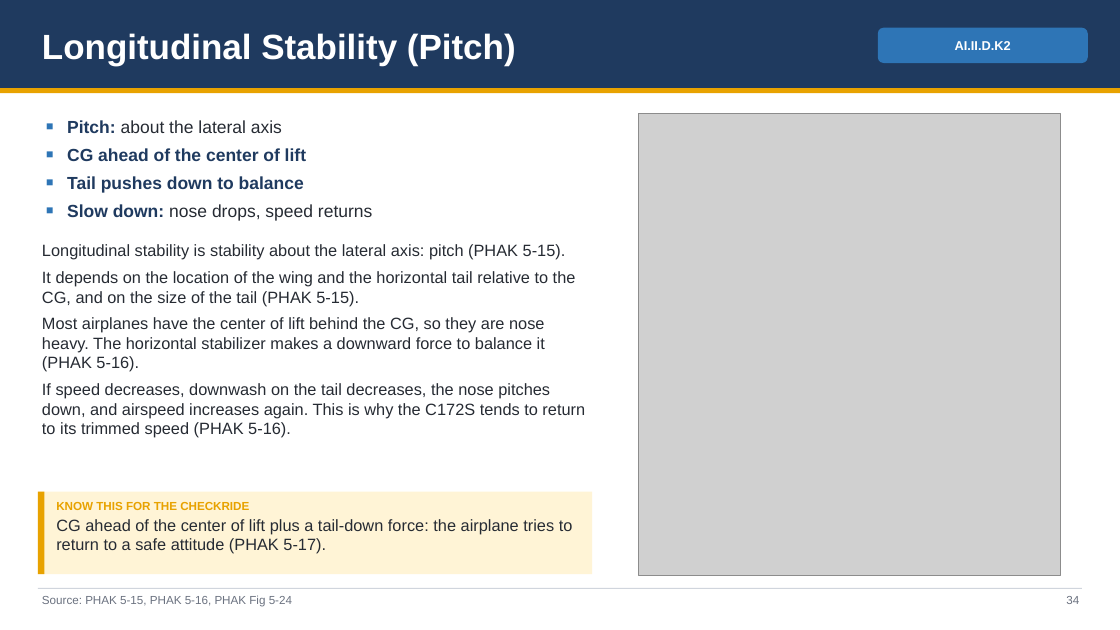
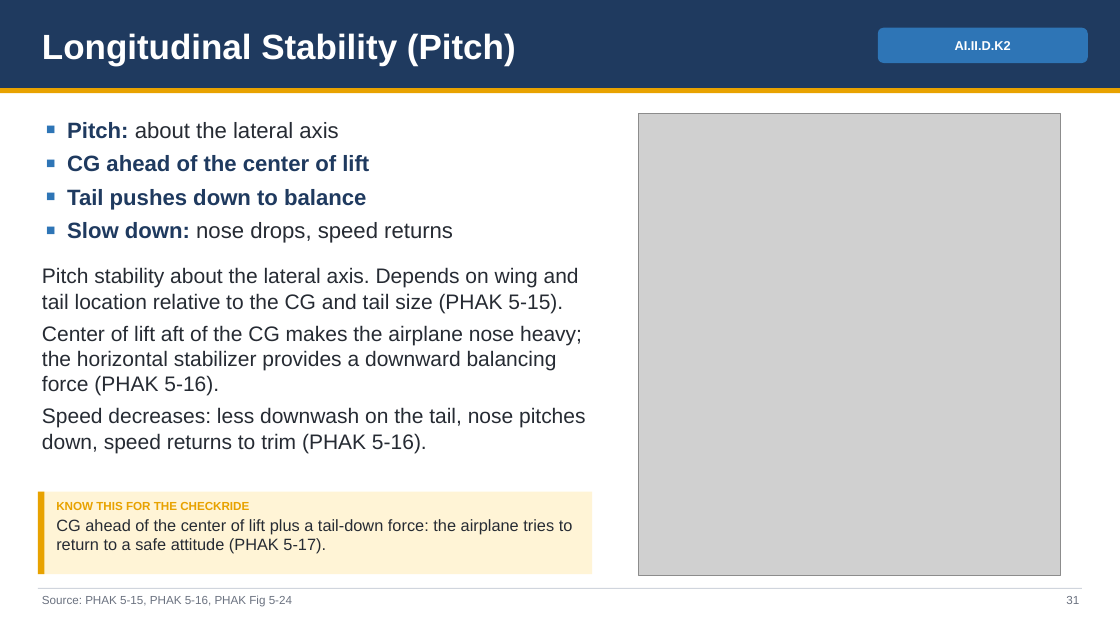
Before and after one commit to greenleeezekial1-glitch/Claude, a slide deck: slide 31 of Area II - Technical Subject Areas/II.D Principles of Flight - Slides.pptx (slide 34 before the commit). Drawn at 1120x630 pixels with LibreOffice and Linux fonts; fonts in the diff are those of the drawing; grey boxes stand for pictures. Boxes give left, top, right and bottom in pixels: in the first picture for what was removed or moved away, otherwise in the second. Text is boxed around its words. In the diff, an @@ line names an element or a change of style, - is before the commit and + after.

```diff
--- a/Area II - Technical Subject Areas/II.D Principles of Flight - Slides.pptx
+++ b/Area II - Technical Subject Areas/II.D Principles of Flight - Slides.pptx
@@ text at box(67, 122, 453, 243): size 15 to 19 pt in "Pitch: about the lateral axis", "CG ahead of the center of lift", "Tail pushes down to balance", "Slow down: nose drops, speed returns" @@
@@ text at box(42, 267, 586, 453): text changed; size 14 to 18 pt @@
-Longitudinal stability is stability about the lateral axis: pitch (PHAK 5-15).
-It depends on the location of the wing and the horizontal tail relative to the CG, and on the size of the tail (PHAK 5-15).
-Most airplanes have the center of lift behind the CG, so they are nose heavy. The horizontal stabilizer makes a downward force to balance it (PHAK 5-16).
-If speed decreases, downwash on the tail decreases, the nose pitches down, and airspeed increases again. This is why the C172S tends to return to its trimmed speed (PHAK 5-16).
+Pitch stability about the lateral axis. Depends on wing and tail location relative to the CG and tail size (PHAK 5-15).
+Center of lift aft of the CG makes the airplane nose heavy; the horizontal stabilizer provides a downward balancing force (PHAK 5-16).
+Speed decreases: less downwash on the tail, nose pitches down, speed returns to trim (PHAK 5-16).
@@ text at box(1066, 596, 1079, 604): text changed @@
-34
+31
```
Also in this commit, not shown: 47 other slides changed, 7 slides removed, 7 other files.
